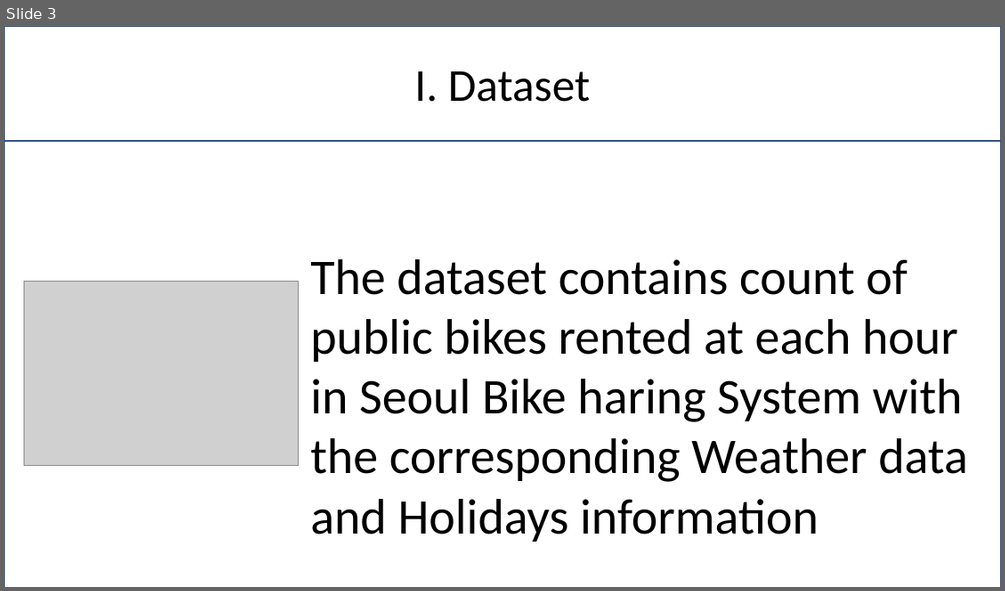
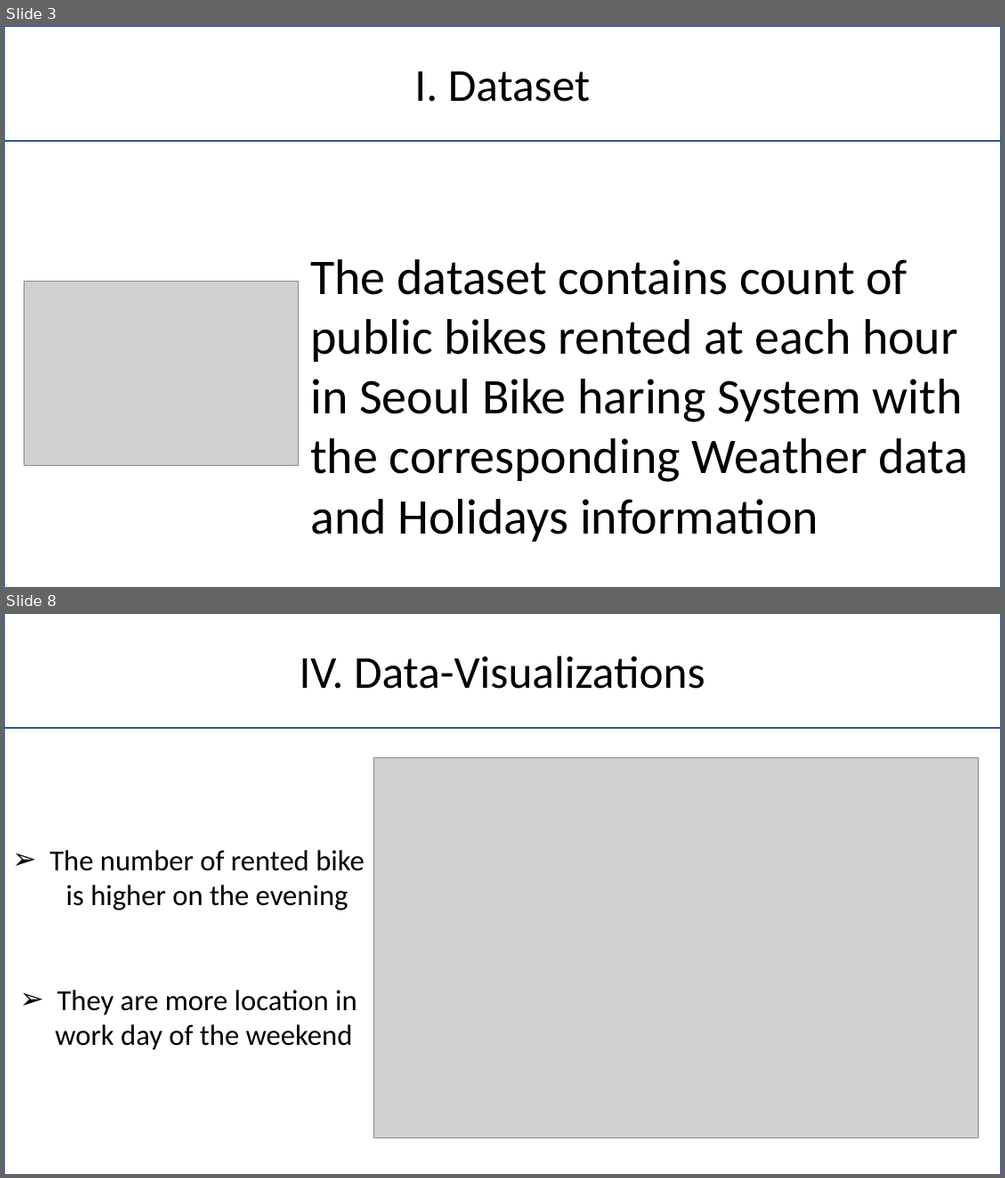
Before and after one commit to Pierre-Portfolio/Seoul-Bike-Sharing, a slide deck: livrable/rapport/SeoulPierreAnthony.pptx. Shown one above the other, each under a label of ours: slide 3 before the commit, slides 3 and 8 after it; the slides between them are not shown. The pictures are 1005x591 and 1005x1178 pixels, drawn with LibreOffice and Linux fonts; fonts in the diff are those of the drawing; grey boxes stand for pictures; background and template pictures are left out. Boxes give left, top, right and bottom in pixels: in the first picture for what was removed or moved away, otherwise in the second. Text is boxed around its words. In the diff, an @@ line names an element or a change of style, - is before the commit and + after.

```diff
--- a/livrable/rapport/SeoulPierreAnthony.pptx
+++ b/livrable/rapport/SeoulPierreAnthony.pptx
@@ slide 8 added at (4, 613, 1001, 1174), background picture (left out) @@
@@ rectangle added at (4, 613, 1001, 728), fill #FFFFFF at 73% opacity, outline #325491 1 pt, 44 pt, text #000000 @@
+IV. Data-Visualizations
@@ rectangle added at (4, 728, 1001, 1174), fill #FFFFFF at 92% opacity, outline #325491 1 pt @@
@@ picture added at (374, 757, 979, 1137) @@
@@ text added at (49, 850, 364, 1050), 28 pt, text #000000 @@
+➢ The number of rented bike is higher on the evening
+➢ They are more location in work day of the weekend
```
Also in this commit, not shown: 5 slides changed, 5 other slides added.
